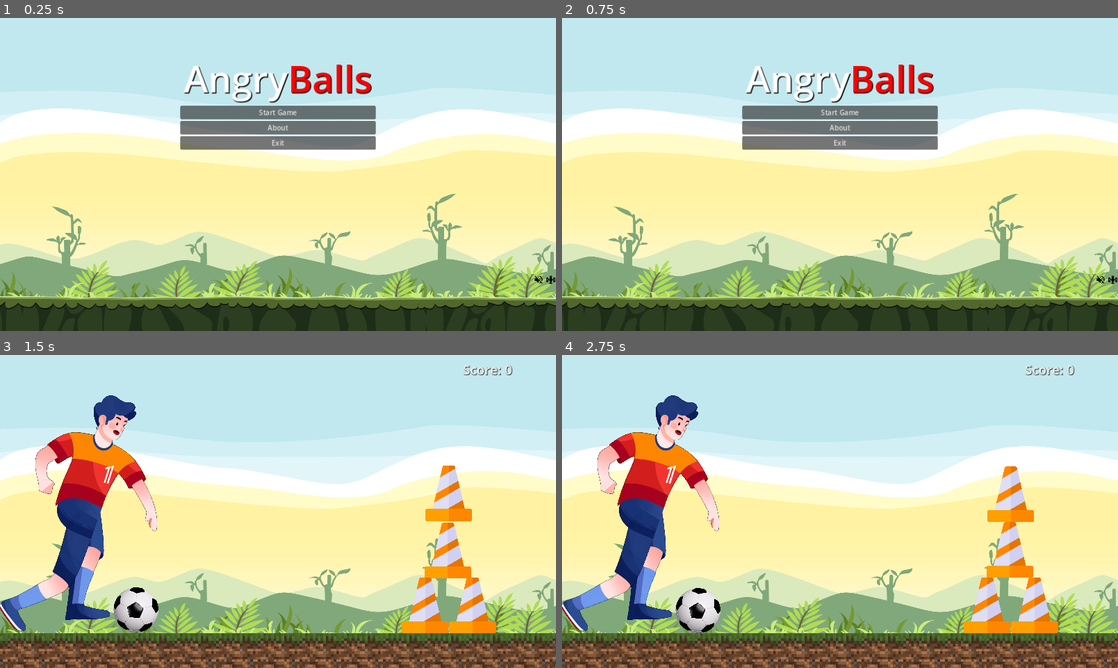
Above: before the commit, frames 1-4 (two rows, left to right).
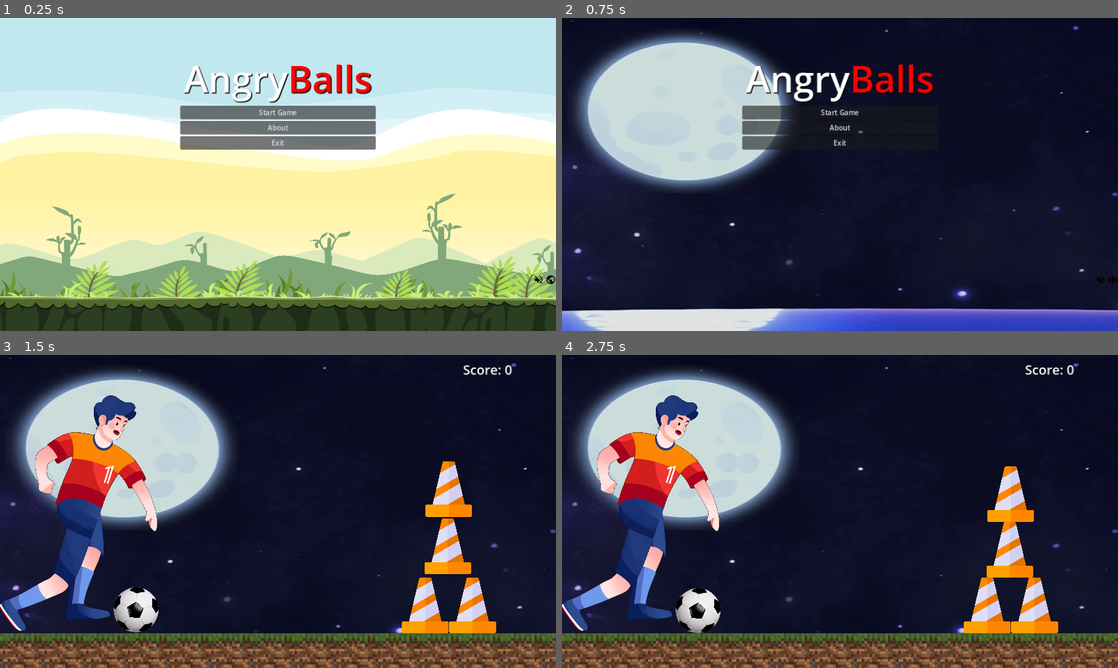
Above: after the commit, the same moments.

Repository: pacjo/ProjektFizyka
Game: Godot game, scene res://scenes/start_menu.tscn
Two runs of this game, one before a commit and one after it. Both use one fixed random seed, a clock stepped at 60 frames per second and the inputs below.
Inputs (mouse positions are in pixels of both pictures, inside the frame that each line leads up to):
- Up to frame 1 (0.25 s): no input
- Up to frame 2 (0.75 s): click (1112, 284) at 0.5 s
- Up to frame 3 (1.5 s): click "Start Game" at 1.25 s
- Up to frame 4 (2.75 s): move the mouse to (962, 495) at 2.02 s; click (962, 495) at 2.17 s

The runs differ from the first frame. In frame 1, less than 0.1% of the frame differs, in the area x 98-100%, y 82-86%; in frame 2, 94%, in the area x 0-100%, y 0-100%; in frame 3, 74%; in frame 4, 74%.

Commit message:
add moon mode, move cone code to more generic Breakable class

Diff:
--- /dev/null
+++ b/assets/earth.svg
@@ -0,0 +1 @@
+<svg xmlns="http://www.w3.org/2000/svg" viewBox="0 0 24 24"><path d="M17.9,17.39C17.64,16.59 16.89,16 16,16H15V13A1,1 0 0,0 14,12H8V10H10A1,1 0 0,0 11,9V7H13A2,2 0 0,0 15,5V4.59C17.93,5.77 20,8.64 20,12C20,14.08 19.2,15.97 17.9,17.39M11,19.93C7.05,19.44 4,16.08 4,12C4,11.38 4.08,10.78 4.21,10.21L9,15V16A2,2 0 0,0 11,18M12,2A10,10 0 0,0 2,12A10,10 0 0,0 12,22A10,10 0 0,0 22,12A10,10 0 0,0 12,2Z" /></svg>
--- a/project.godot
+++ b/project.godot
@@ -20,6 +20,7 @@
 ScoreManager="*res://scripts/ScoreManager.gd"
 BackgroundMusic="*res://scenes/background_music.tscn"
 Background="*res://scenes/background.tscn"
+GameManager="*res://scripts/GameManager.gd"
 
 [display]
 
--- a/scenes/background.tscn
+++ b/scenes/background.tscn
@@ -1,10 +1,10 @@
 [gd_scene load_steps=2 format=3 uid="uid://2pbqyqie1rfr"]
 
-[ext_resource type="Texture2D" uid="uid://qd21uk0i07gp" path="res://assets/angry_bird_tło.png" id="1_gfw4u"]
+[ext_resource type="Texture2D" uid="uid://bqqslv0uowt4m" path="res://assets/background_earth.png" id="1_mxhab"]
 
 [node name="Background" type="TextureRect"]
 offset_left = -223.0
 offset_right = 3483.0
 offset_bottom = 1498.0
 scale = Vector2(0.5, 0.5)
-texture = ExtResource("1_gfw4u")
+texture = ExtResource("1_mxhab")
--- a/scenes/cone.tscn
+++ b/scenes/cone.tscn
@@ -42,7 +42,6 @@
 
 [node name="cone" type="RigidBody2D"]
 physics_material_override = SubResource("PhysicsMaterial_w605u")
-gravity_scale = 0.9
 script = ExtResource("1_k5a2t")
 metadata/_edit_group_ = true
 
--- /dev/null
+++ b/scripts/Breakable.gd
@@ -0,0 +1,41 @@
+extends RigidBody2D
+
+class_name Breakable
+
+const DAMAGE_MULTIPLIER = 0.6
+
+@export var post_collision_speed_multiplier = 0.5
+var health = 100  		# Default value
+var score_points = 50	# Default value
+
+func _ready():
+	# without those collisions won't be detected
+	contact_monitor = true
+	max_contacts_reported = 8
+
+	# Change gravity scale in moon mode
+	if GameManager.moon_mode:
+		gravity_scale = 0.1
+	else:
+		gravity_scale = 0.9
+
+func _on_body_shape_entered(_body_rid, body, _body_shape_index, _local_shape_index):
+	if body.name == "Ball":  # TODO: don't use name
+		var relative_velocity = body.linear_velocity - self.linear_velocity
+		var impact_force = relative_velocity.length()
+
+		var damage = impact_force * DAMAGE_MULTIPLIER
+		health -= damage
+
+		if health <= 0:
+			play_destruction_animation()
+			ScoreManager.add_score(score_points)
+			preserve_ball_velocity(body)
+
+func preserve_ball_velocity(ball):
+	ball.linear_velocity = ball.current_velocity * post_collision_speed_multiplier
+	queue_free()
+
+func play_destruction_animation():
+	print("animation played")
+	$AnimationPlayer.play("destruction")
--- a/scripts/GameManager.gd
+++ b/scripts/GameManager.gd
@@ -1,11 +1,3 @@
-extends Node2D
+extends Node
 
-
-# Called when the node enters the scene tree for the first time.
-func _ready():
-	pass # Replace with function body.
-
-
-# Called every frame. 'delta' is the elapsed time since the previous frame.
-func _process(delta):
-	pass
+var moon_mode: bool = false
--- a/scripts/cone.gd
+++ b/scripts/cone.gd
@@ -1,34 +1,7 @@
-extends RigidBody2D
-
-const DAMAGE_MULTIPLIER = 0.6
-
-@export var health = 200
-@export var post_colision_speed_multiplier = 0.5
-@export var score_points = 100
+extends Breakable
 
 func _ready():
-	# without those collisions won't be detected
-	contact_monitor = true
-	max_contacts_reported = 8
+	super._ready()  # call the _ready function of the parent class
 
-func _on_body_shape_entered(_body_rid, body, _body_shape_index, _local_shape_index):
-	if body.name == "Ball":		# TODO: don't use name
-		# Use the current_velocity property of the ball
-		var relative_velocity = body.linear_velocity - self.linear_velocity
-		var impact_force = relative_velocity.length()
-
-		var damage = impact_force * DAMAGE_MULTIPLIER
-		health -= damage
-		#print(name + " - hit - impact force: ", impact_force, ", health: ", health)
-		if health <= 0:
-			play_destruction_animation()
-			ScoreManager.add_score(score_points)
-			preserve_ball_velocity(body)
-
-func preserve_ball_velocity(ball):
-	ball.linear_velocity = ball.current_velocity * post_colision_speed_multiplier
-	queue_free()
-
-func play_destruction_animation():
-	print("animation played")
-	$AnimationPlayer.play("destruction")
+	health = 200
+	score_points = 100
--- a/scripts/start_menu.gd
+++ b/scripts/start_menu.gd
@@ -5,6 +5,9 @@
 
 @onready var volume_on_icon = preload("res://assets/volume-high.svg")
 @onready var volume_off_icon = preload("res://assets/volume-off.svg")
+
+@onready var moon_mode_on_icon = preload("res://assets/space-station.svg")
+@onready var moon_mode_off_icon = preload("res://assets/earth.svg")
 
 func _ready():
 	print("Start menu loaded")
@@ -14,7 +17,7 @@
 	$MainMenuContainer/QuitButton.text = "Exit"
 
 	music_button.texture_normal = volume_off_icon
-	moon_button.texture_normal = preload("res://assets/space-station.svg")
+	moon_button.texture_normal = moon_mode_off_icon
 
 	# Connect buttons to their respective functions
 	$MainMenuContainer/StartButton.pressed.connect(_on_start_button_pressed)
@@ -47,6 +50,12 @@
 		music_button.texture_normal = volume_on_icon
 
 func _on_moon_button_pressed():
-	# enable "moon mode"
-	# TODO: do the same as we did with music icon
-	print("MOON MODE!!")
+	# toogle "moon mode"
+	if GameManager.moon_mode:
+		GameManager.moon_mode = false
+		Background.texture = preload("res://assets/background_earth.png")
+		moon_button.texture_normal = moon_mode_off_icon
+	else:
+		GameManager.moon_mode = true
+		Background.texture = preload("res://assets/background_moon.webp")
+		moon_button.texture_normal = moon_mode_on_icon
Renamed: assets/angry_bird_tło.png -> assets/background_earth.png
Not shown, added: assets/background_earth.png.import
Binary file added: assets/background_moon.webp
Not shown, added: assets/background_moon.webp.import
Not shown, changed: assets/earth.svg.import
